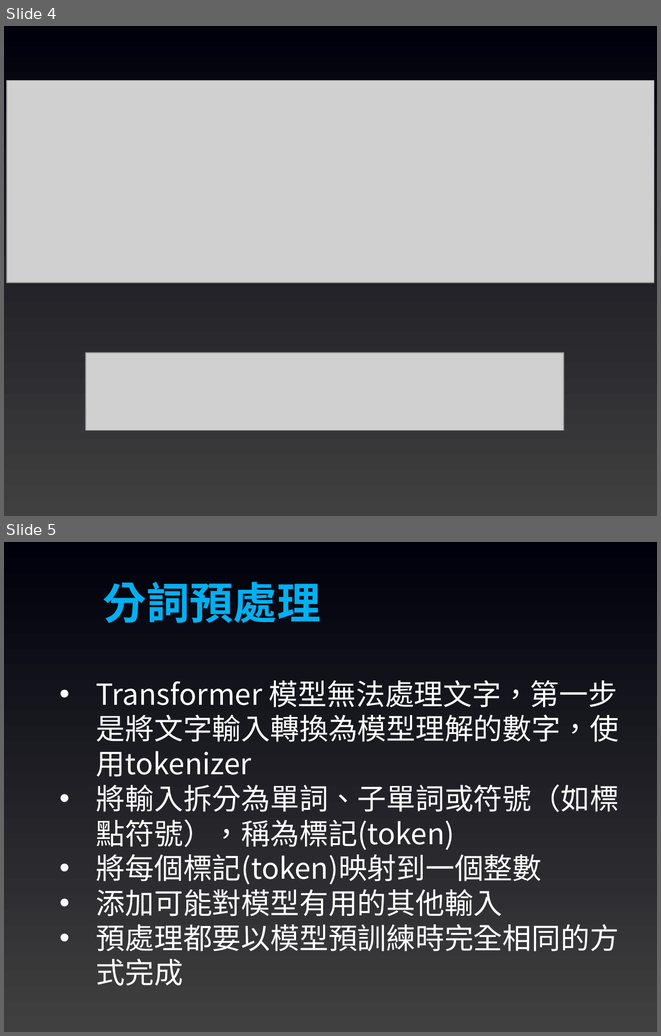
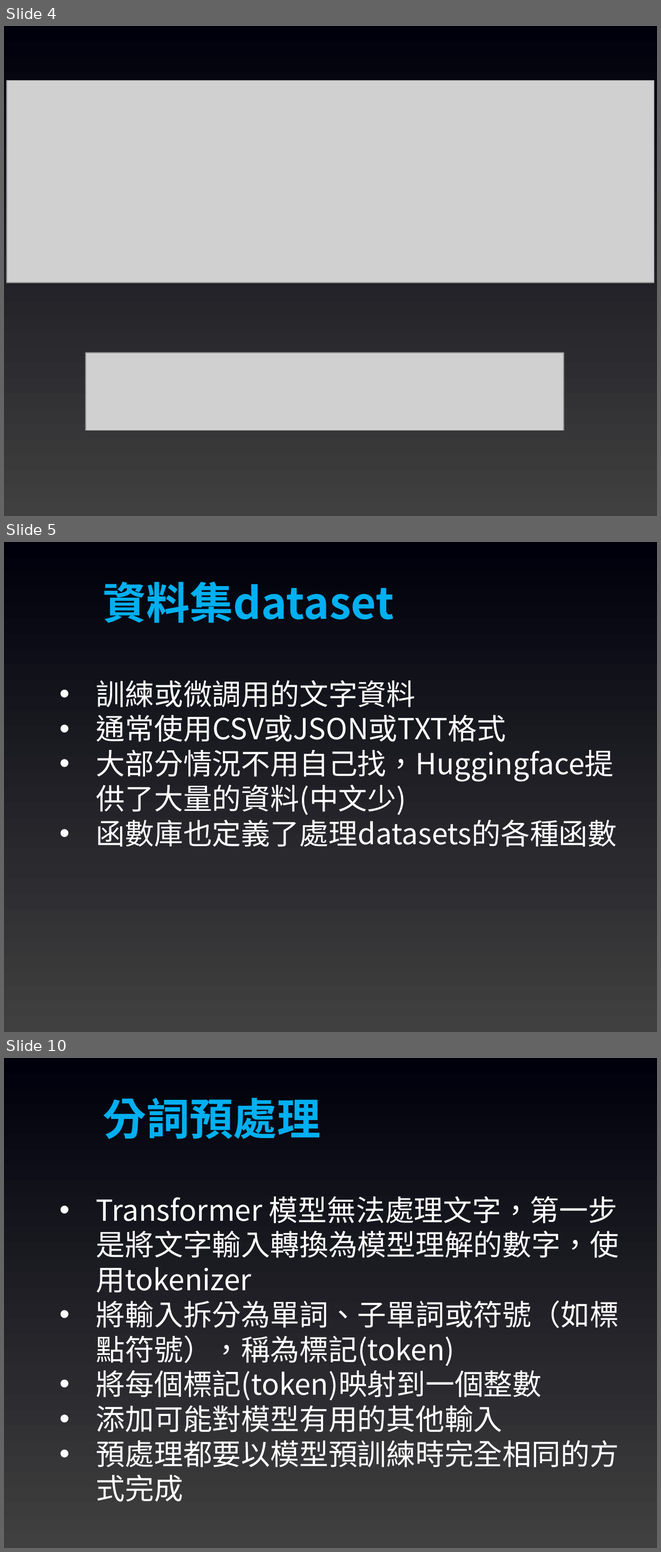
Before and after one commit to joshhu/mustllm2024, a slide deck: Slides/Week03/07：NLP任務的內部結構.pptx. Shown one above the other, each under a label of ours: slides 4 and 5 before the commit, slides 4, 5 and 10 after it; the slides between them are not shown. The pictures are 661x1036 and 661x1552 pixels, drawn with LibreOffice and Linux fonts; fonts in the diff are those of the drawing; grey boxes stand for pictures. Boxes give left, top, right and bottom in pixels: in the first picture for what was removed or moved away, otherwise in the second. Text is boxed around its words. In the diff, an @@ line names an element or a change of style, - is before the commit and + after.

```diff
--- a/Slides/Week03/07：NLP任務的內部結構.pptx
+++ b/Slides/Week03/07：NLP任務的內部結構.pptx
@@ slide 5 added at [4,542,657,1032], background gradient #404040 to #00000C @@
@@ text added at [103,582,394,623], 48 pt, text #00B0F0, bold @@
+資料集dataset
@@ text added at [96,680,617,847], 32 pt, text #FFFFFF @@
+• 訓練或微調用的文字資料
+• 通常使用CSV或JSON或TXT格式
+• 大部分情況不用自己找，Huggingface提供了大量的資料(中文少)
+• 函數庫也定義了處理datasets的各種函數
@@ what was slide 5 is now slide 10 @@
```
Also in this commit, not shown: 1 slide changed, 6 other slides added, 7 other files.
